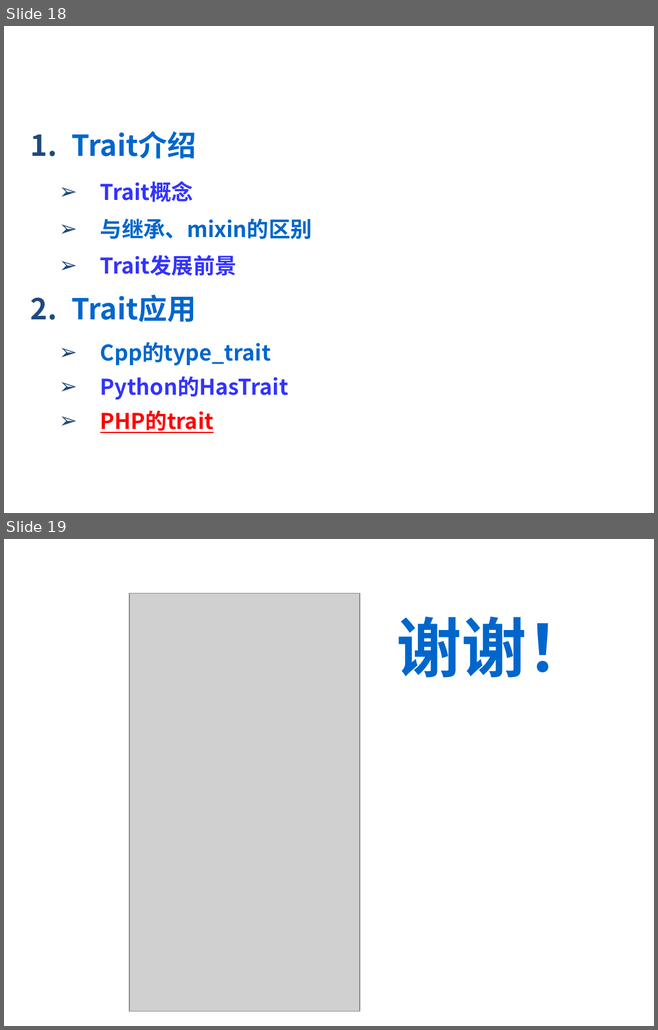
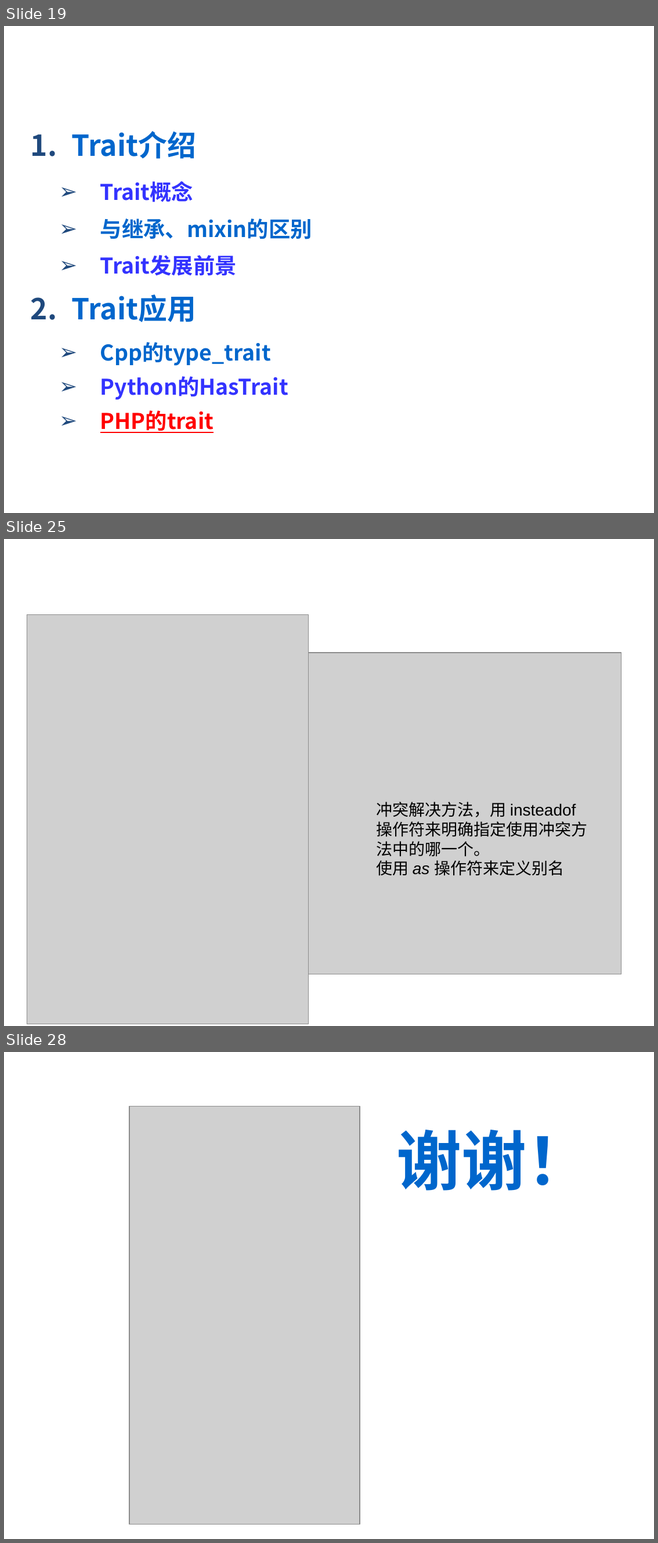
Before and after one commit to 2017-CompilerH-a3/Teamwork-Traits, a slide deck: trait.ppt. Shown one above the other, each under a label of ours: slides 18 and 19 before the commit, slides 19, 25 and 28 after it; the slides between them are not shown. The pictures are 658x1030 and 658x1543 pixels, drawn with LibreOffice and Linux fonts; fonts in the diff are those of the drawing; grey boxes stand for pictures; background and template pictures are left out. Boxes give left, top, right and bottom in pixels: in the first picture for what was removed or moved away, otherwise in the second. Text is boxed around its words. In the diff, an @@ line names an element or a change of style, - is before the commit and + after.

```diff
--- a/trait.ppt
+++ b/trait.ppt
@@ slide 25 added at box(4, 539, 654, 1026), background picture (left out) @@
@@ text added at box(36, 559, 394, 599), 28 pt, text #FFFFFF, bold, italic @@
+PHP中的traits
@@ picture added at box(27, 615, 308, 1024) @@
@@ picture added at box(36, 653, 621, 974) @@
@@ text added at box(376, 802, 587, 876), 18 pt, text #000000 @@
+冲突解决方法，用 insteadof 操作符来明确指定使用冲突方法中的哪一个。
+使用 as 操作符来定义别名
@@ what was slide 18 is now slide 19 @@
@@ what was slide 19 is now slide 28 @@
```
Also in this commit, not shown: 8 slides changed, 8 other slides added.
